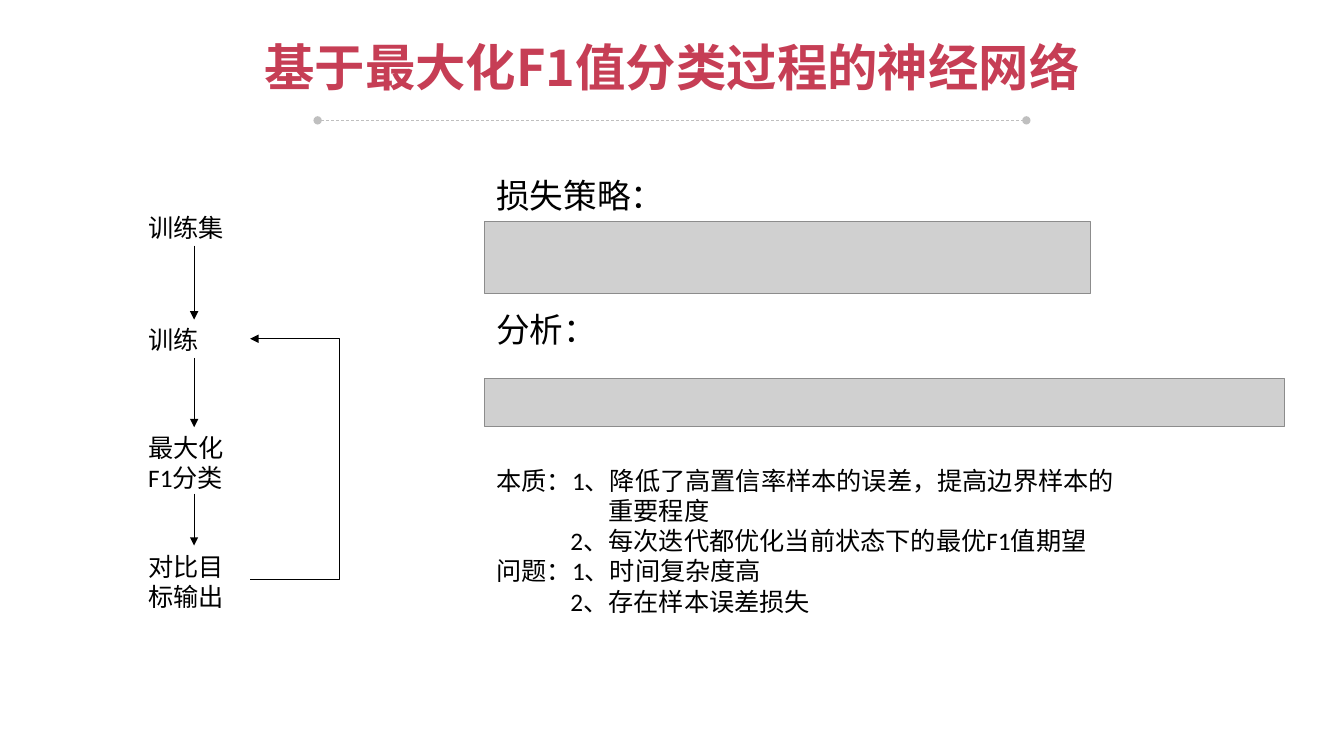
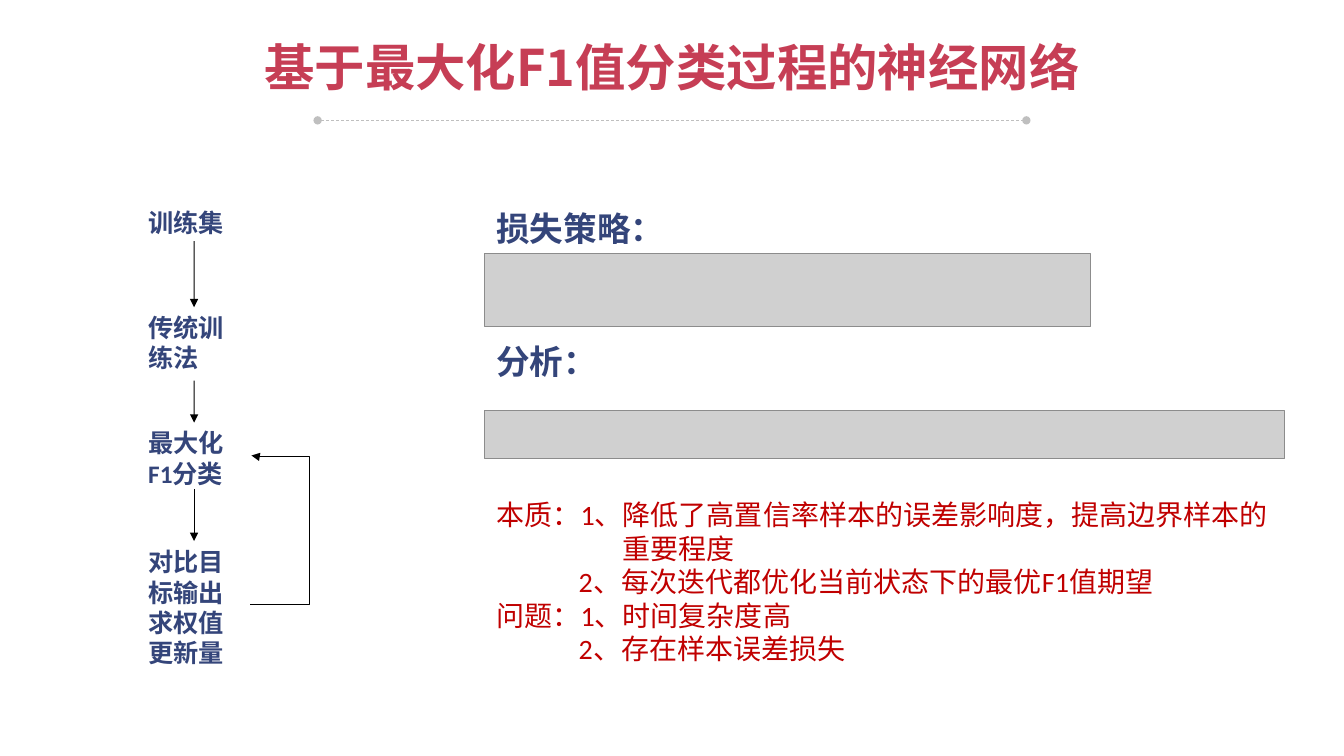
Before and after one commit to 616905919/Graduation-Project, a slide deck: slide 11 of 答辩ppt.pptx. Drawn at 1344x756 pixels with LibreOffice and Linux fonts; fonts in the diff are those of the drawing; grey boxes stand for pictures; background and template pictures are left out. Boxes give left, top, right and bottom in pixels: in the first picture for what was removed or moved away, otherwise in the second. Text is boxed around its words. In the diff, an @@ line names an element or a change of style, - is before the commit and + after.

```diff
--- a/答辩ppt.pptx
+++ b/答辩ppt.pptx
@@ text colour #000000 to #34457A, bold on in 4 elements at (x1=138, y1=203, x2=250, y2=241), (x1=138, y1=422, x2=250, y2=489), (x1=496, y1=345, x2=597, y2=377), (x1=496, y1=212, x2=664, y2=244) @@
@@ arrow moved from (195, 246) - (195, 320) to (195, 241) - (195, 308) @@
@@ 2 texts, 1 picture moved together from (x1=485, y1=179, x2=1091, y2=345) to (x1=485, y1=212, x2=1091, y2=377) @@
@@ rectangle "传统训练法" resized from (x1=138, y1=320, x2=250, y2=358) to (x1=138, y1=308, x2=250, y2=381) @@
@@ text in rectangle at (x1=148, y1=315, x2=224, y2=369): text changed; text colour #000000 to #34457A; bold on @@
-训练
+传统训练法
@@ arrow moved from (195, 358) - (195, 427) to (195, 381) - (195, 422) @@
@@ picture removed at (x1=485, y1=379, x2=1286, y2=426) @@
@@ picture added at (x1=485, y1=411, x2=1286, y2=459) @@
@@ elbow arrow moved from (250, 580) - (250, 339) to (250, 604) - (251, 456) @@
@@ 2 rectangles, 1 arrow moved together from (x1=138, y1=208, x2=250, y2=545) to (x1=138, y1=203, x2=250, y2=541) @@
@@ text "本质：1、降低了高置信率样本的误差影响度，提高边界样本的" moved from (x1=496, y1=468, x2=1114, y2=613) to (x1=496, y1=501, x2=1267, y2=662) @@
@@ text at (x1=496, y1=501, x2=1267, y2=528): text changed; size 18 to 20 pt; text colour #000000 to #C00000 @@
-本质：1、降低了高置信率样本的误差，提高边界样本的
+本质：1、降低了高置信率样本的误差影响度，提高边界样本的
@@ text at (x1=496, y1=535, x2=1153, y2=662): size 18 to 20 pt, text colour #000000 to #C00000 in "重要程度", "2、每次迭代都优化当前状态下的最优F1值期望", "问题：1、时间复杂度高", "2、存在样本误差损失" @@
@@ rectangle "对比目标输出求权值更新量" resized from (x1=138, y1=546, x2=250, y2=614) to (x1=138, y1=541, x2=250, y2=666) @@
@@ text in rectangle at (x1=148, y1=549, x2=224, y2=664): text changed; text colour #000000 to #34457A; bold on @@
-对比目标输出
+对比目标输出求权值更新量
```
Also in this commit, not shown: 8 other slides changed, 1 other file.
